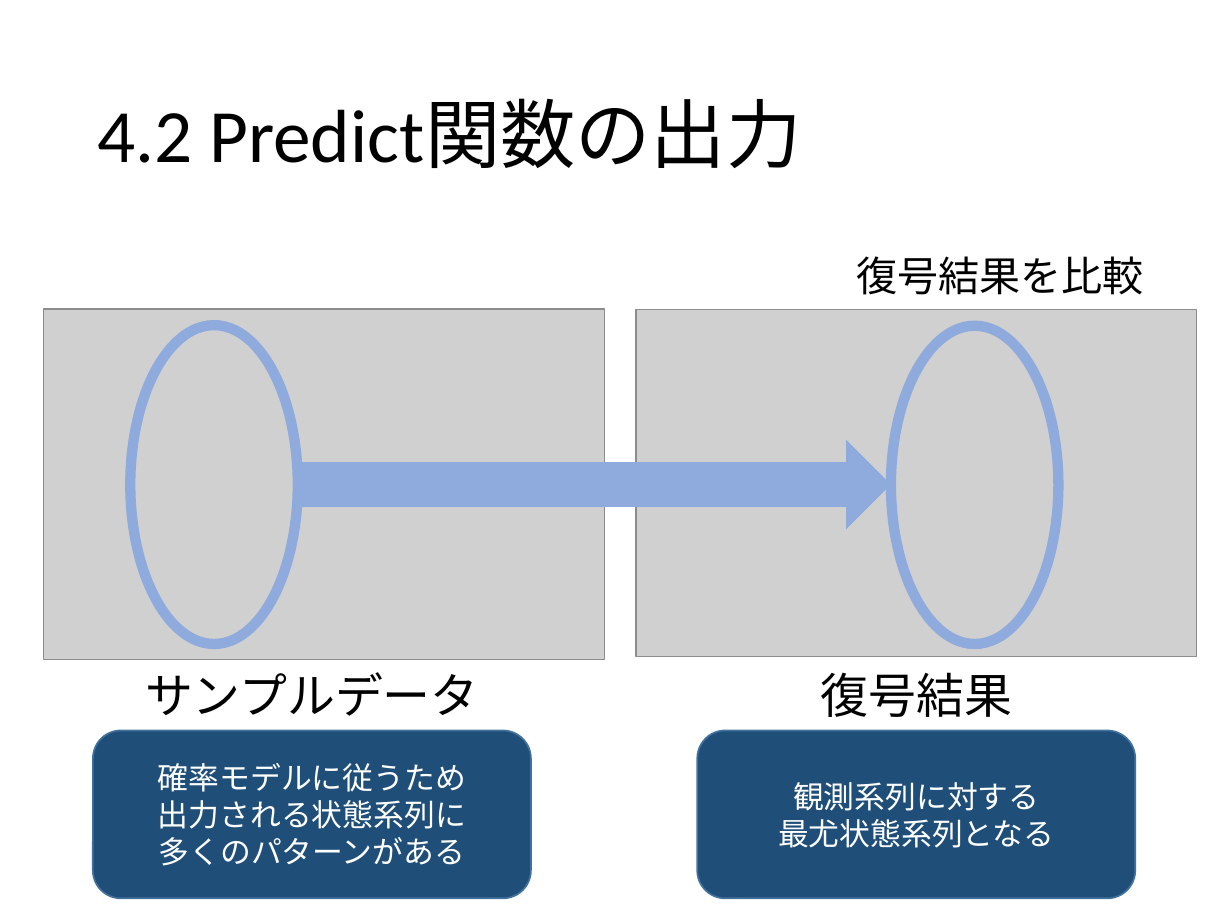
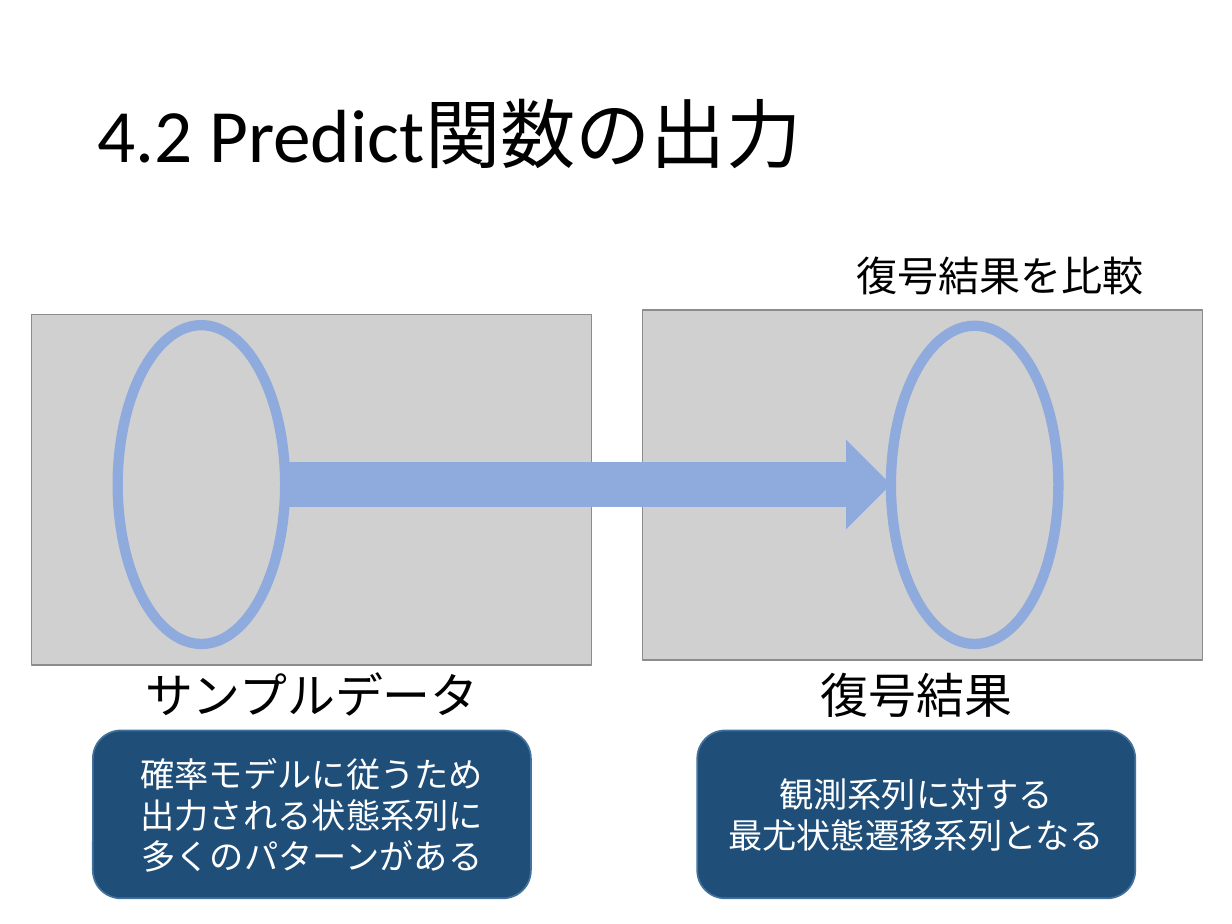
Before and after one commit to 2017B4/rinko, a slide deck: slide 19 of 輪講実習.pptx (slide 18 before the commit). Drawn at 1232x924 pixels with LibreOffice and Linux fonts; fonts in the diff are those of the drawing; grey boxes stand for pictures. Boxes give left, top, right and bottom in pixels: in the first picture for what was removed or moved away, otherwise in the second. Text is boxed around its words. In the diff, an @@ line names an element or a change of style, - is before the commit and + after.

```diff
--- a/輪講実習.pptx
+++ b/輪講実習.pptx
@@ picture: place and size @@
-picture at [44,309,605,660]
+picture at [32,314,593,665]
@@ ellipse: place and size @@
-ellipse at [131,325,298,644]
+ellipse at [118,325,286,644]
@@ picture: place and size @@
-picture at [636,309,1196,657]
+picture at [642,310,1202,660]
@@ right arrow: place and size @@
-right arrow at [298,440,891,530]
+right arrow at [285,440,891,530]
@@ rounded rectangle "確率モデルに従うため 出力される状態系列に 多くのパターンがある" at [92,731,531,898]: size 18 to 20 pt @@
@@ text in rounded rectangle at [728,778,1104,851]: text changed; size 18 to 20 pt @@
-観測系列に対する
-最尤状態系列となる
+観測系列に対する
+最尤状態遷移系列となる
```
Also in this commit, not shown: 19 other slides changed, 7 slides added, 1 slide removed.
